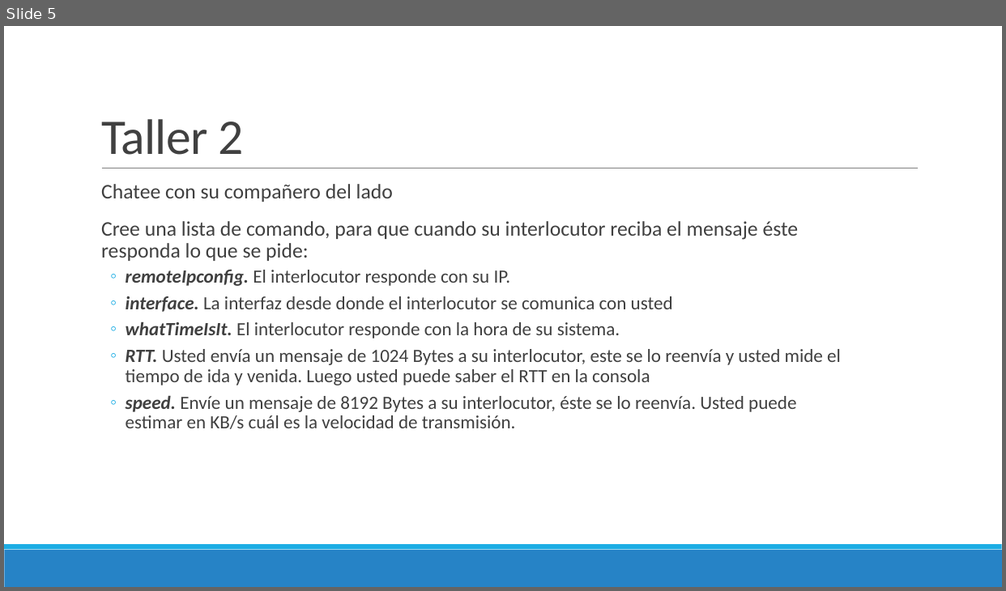
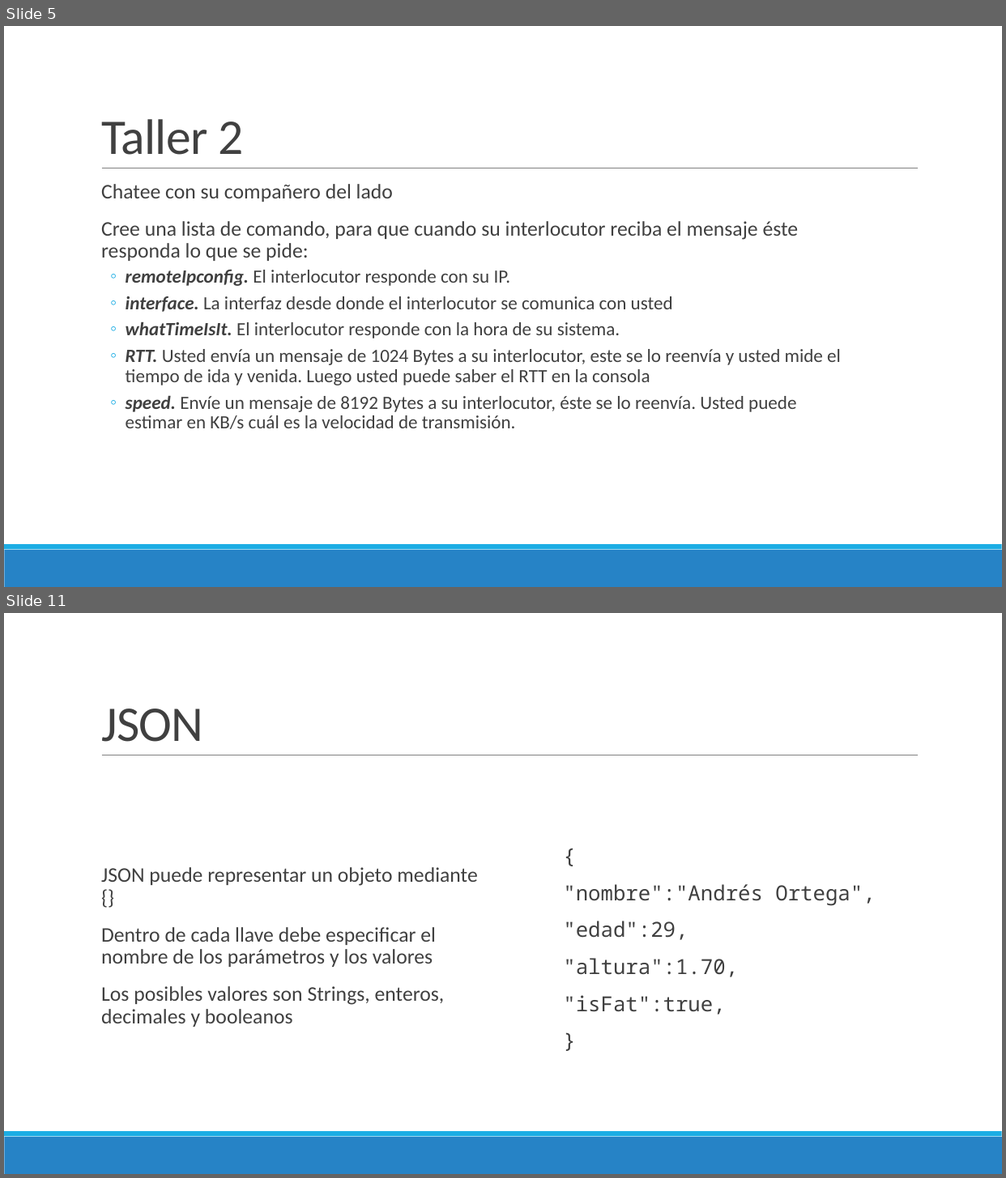
Before and after one commit to Domiciano/ProgramacionEnRed191, a slide deck: Semana 4/Presentación.pptx. Shown one above the other, each under a label of ours: slide 5 before the commit, slides 5 and 11 after it; the slides between them are not shown. The pictures are 1006x591 and 1006x1178 pixels, drawn with LibreOffice and Linux fonts; fonts in the diff are those of the drawing. Boxes give left, top, right and bottom in pixels: in the first picture for what was removed or moved away, otherwise in the second. Text is boxed around its words. In the diff, an @@ line names an element or a change of style, - is before the commit and + after.

```diff
--- a/Semana 4/Presentación.pptx
+++ b/Semana 4/Presentación.pptx
@@ slide 11 added at bbox=[4, 613, 1002, 1174], background #FFFFFF; not listed: 3 template elements that a slide beside it also shows @@
@@ title added at bbox=[101, 709, 204, 742], 48 pt, text #404040 @@
+JSON
@@ text added at bbox=[101, 867, 477, 1027], 20 pt, text #404040 @@
+  JSON puede representar un objeto mediante {}
+  Dentro de cada llave debe especificar el nombre de los parámetros y los valores
+  Los posibles valores son Strings, enteros, decimales y booleanos
@@ text added at bbox=[563, 884, 875, 977], 20 pt, text #404040 @@
+  {
+  "nombre":"Andrés Ortega",
+  "edad":29,
+  "altura":1.70,
+  "isFat":true,
+  }
```
Also in this commit, not shown: 10 other slides added, 2 other files.
